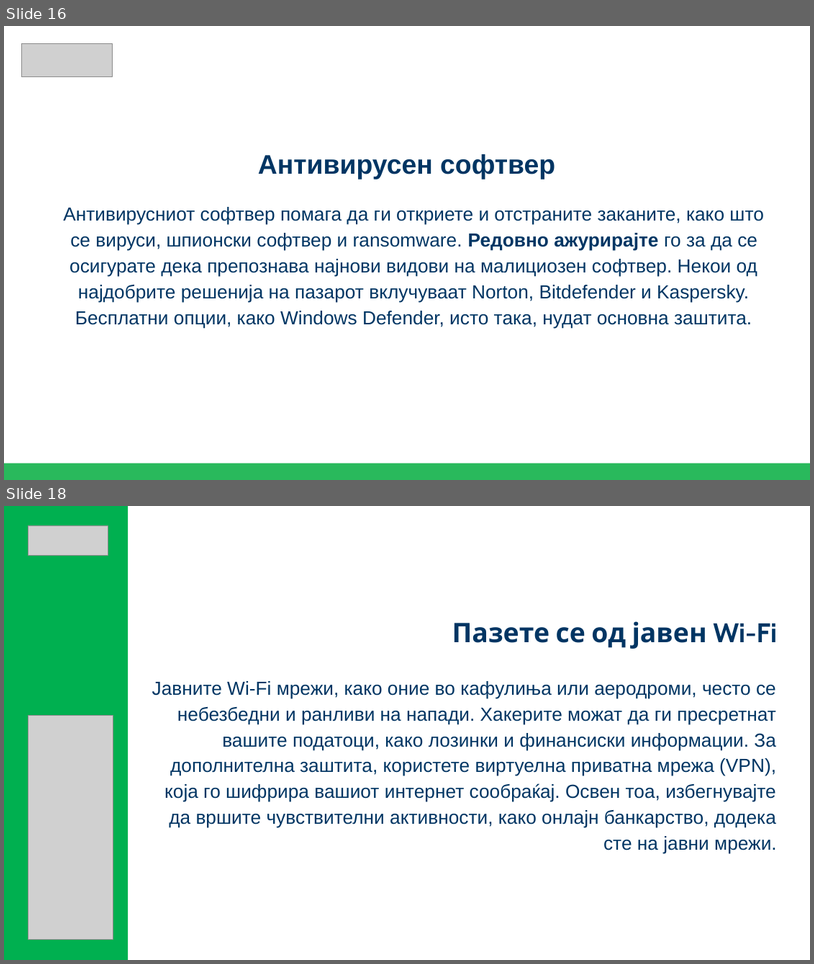
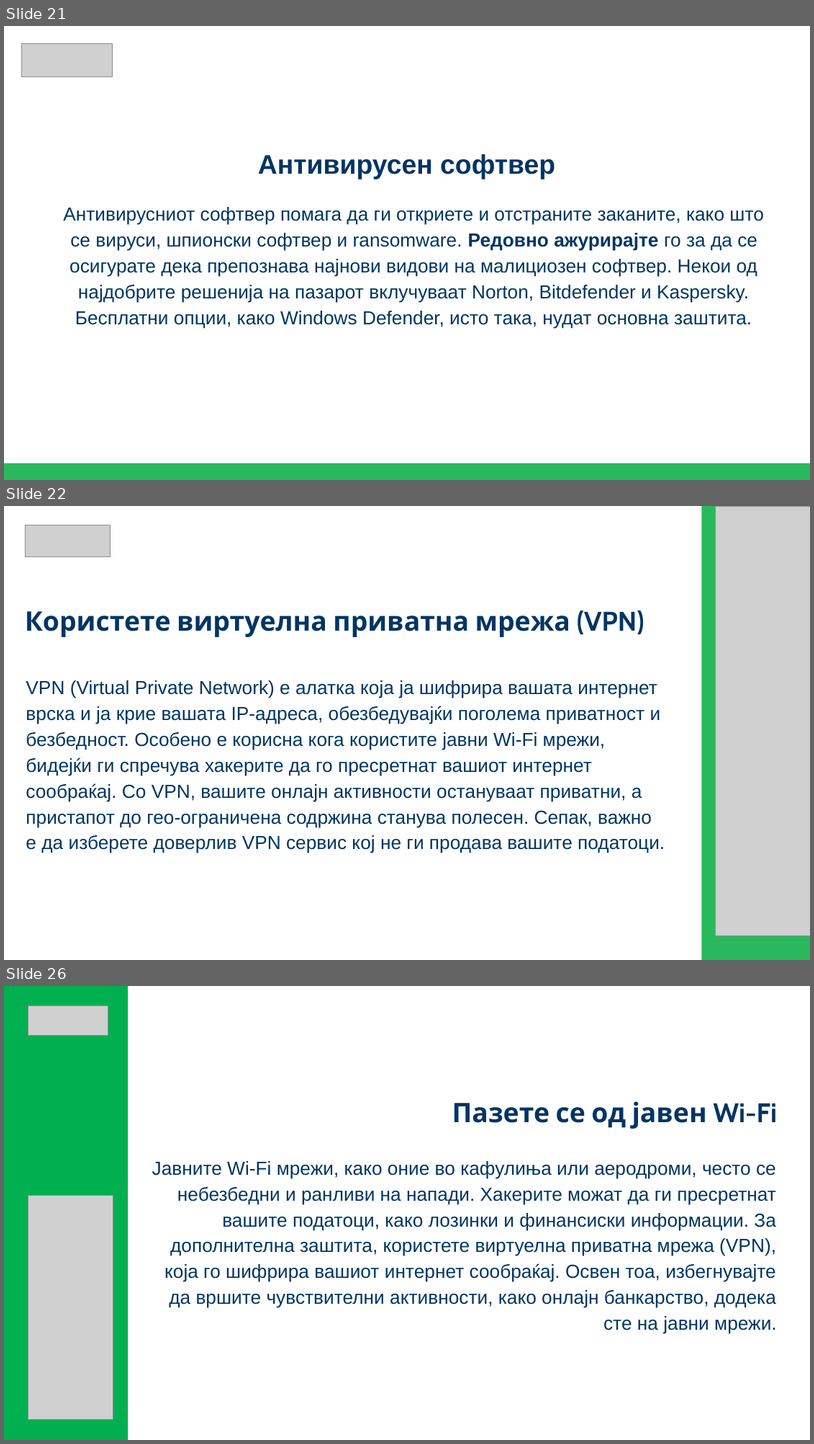
Before and after one commit to Berat02xz/FINKI-Academic-Journey, a slide deck: TP - Team Project/MKSafeNet Presentations/MKSafeNet_YoungAdultsPresentation.pptx. Shown one above the other, each under a label of ours: slides 16 and 18 before the commit, slides 21, 22 and 26 after it; the slides between them are not shown. The pictures are 814x964 and 814x1444 pixels, drawn with LibreOffice and Linux fonts; fonts in the diff are those of the drawing; grey boxes stand for pictures. Boxes give left, top, right and bottom in pixels: in the first picture for what was removed or moved away, otherwise in the second. Text is boxed around its words. In the diff, an @@ line names an element or a change of style, - is before the commit and + after.

```diff
--- a/TP - Team Project/MKSafeNet Presentations/MKSafeNet_YoungAdultsPresentation.pptx
+++ b/TP - Team Project/MKSafeNet Presentations/MKSafeNet_YoungAdultsPresentation.pptx
@@ slide 22 added at <box>4,506,810,960</box>, background #FFFFFF @@
@@ picture added at <box>25,525,110,556</box> @@
@@ rectangle added at <box>702,506,810,960</box>, fill #29B95C @@
@@ picture added at <box>716,506,810,936</box> @@
@@ title added at <box>25,610,645,637</box>, 32 pt, text #003563, bold @@
+Користете виртуелна приватна мрежа (VPN)
@@ text added at <box>26,680,665,853</box>, 22.5 pt, text #003563 @@
+VPN (Virtual Private Network) е алатка која ја шифрира вашата интернет врска и ја крие вашата IP-адреса, обезбедувајќи поголема приватност и безбедност. Особено е корисна кога користите јавни Wi-Fi мрежи, бидејќи ги спречува хакерите да го пресретнат вашиот интернет сообраќај. Со VPN, вашите онлајн активности остануваат приватни, а пристапот до гео-ограничена содржина станува полесен. Сепак, важно е да изберете доверлив VPN сервис кој не ги продава вашите податоци.
@@ what was slide 16 is now slide 21 @@
@@ what was slide 18 is now slide 26 @@
```
Also in this commit, not shown: 10 slides changed, 7 other slides added, 2 other files.
